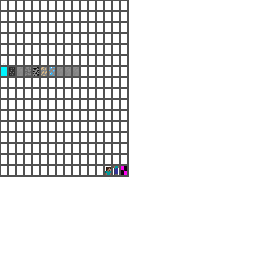
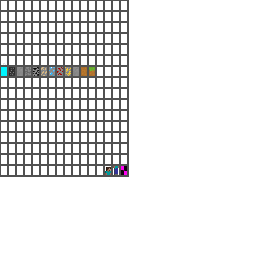
Layered file, before and after one edit (256px x 256px). Changes by layer:
painted on "term_font.png" over [57, 67, 95, 76]
